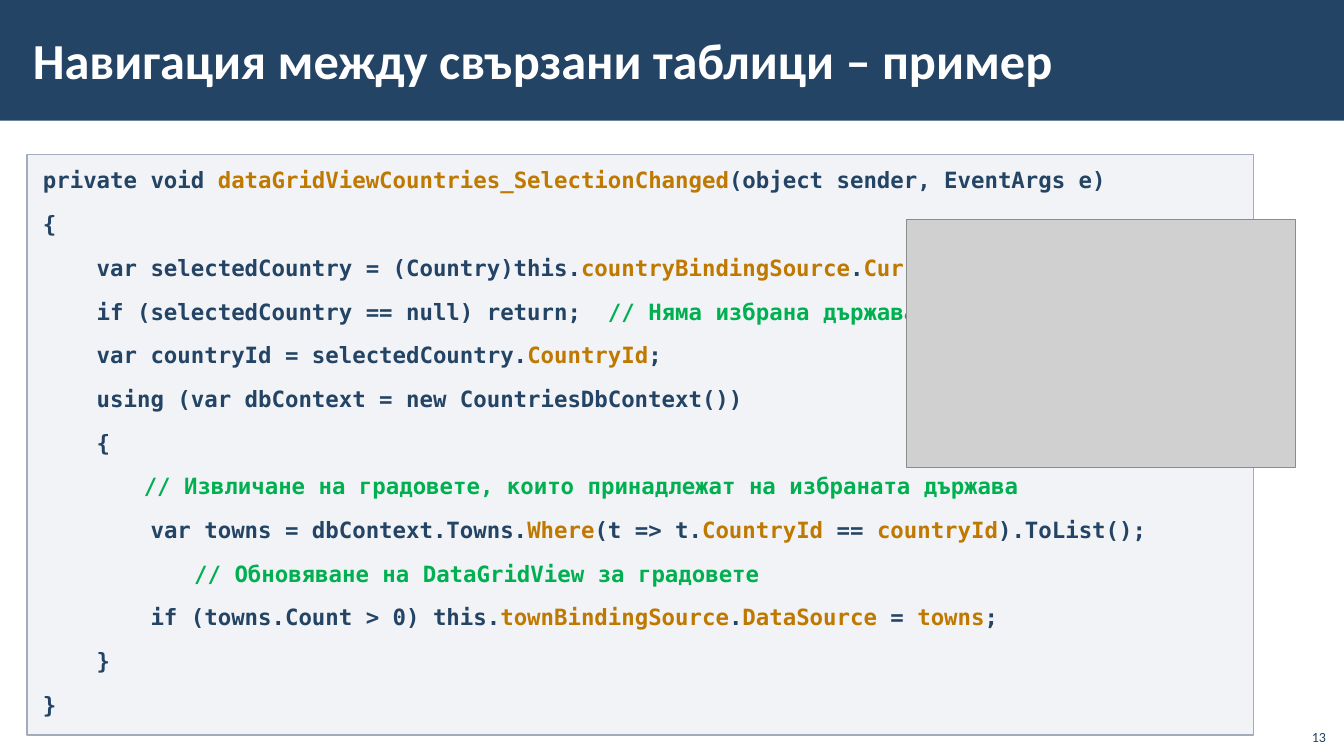
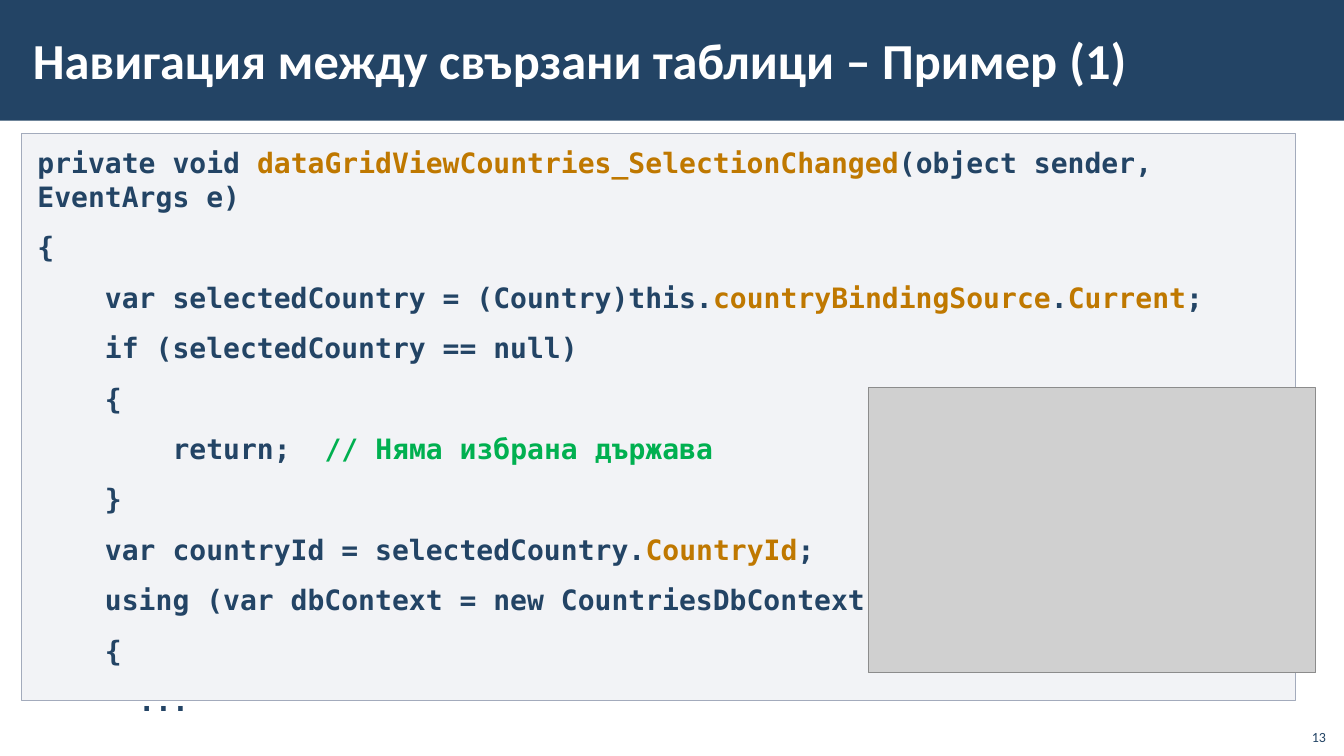
Before and after one commit to BG-IT-Edu/School-Programming, a slide deck: slide 13 of Courses/Software-Sciences/Module-4-Information-Systems-New/08-Navigation-between-Tables/08-Navigation-between-Tables.pptx. Drawn at 1344x756 pixels with LibreOffice and Linux fonts; fonts in the diff are those of the drawing; grey boxes stand for pictures; background and template pictures are left out. Boxes give left, top, right and bottom in pixels: in the first picture for what was removed or moved away, otherwise in the second. Text is boxed around its words. In the diff, an @@ line names an element or a change of style, - is before the commit and + after.

```diff
--- a/Courses/Software-Sciences/Module-4-Information-Systems-New/08-Navigation-between-Tables/08-Navigation-between-Tables.pptx
+++ b/Courses/Software-Sciences/Module-4-Information-Systems-New/08-Navigation-between-Tables/08-Navigation-between-Tables.pptx
@@ title at box(33, 42, 1126, 87): text changed @@
-Навигация между свързани таблици – пример
+Навигация между свързани таблици – Пример (1)
@@ rectangle "private void dataGridViewCountries_SelectionChanged(object s ...": place and size @@
-rectangle "private void dataGridViewCountries_SelectionChanged(object s ..." at box(27, 154, 1254, 735)
+rectangle "private void dataGridViewCountries_SelectionChanged(object s ..." at box(21, 134, 1296, 701)
@@ text in rectangle at box(37, 151, 1202, 617): size 16 to 20 pt in "private void dataGridViewCountries_SelectionChanged(object s ...", "{", "var selectedCountry = (Country)this.countryBindingSource.Cur ...", "var countryId = selectedCountry.CountryId;" and 2 more places @@
@@ text in rectangle at box(105, 336, 713, 465): text changed; size 16 to 20 pt @@
-if (selectedCountry == null) return; // Няма избрана държава
+if (selectedCountry == null)
+{
+return; // Няма избрана държава
+}
@@ picture: place and size @@
-picture at box(906, 220, 1296, 468)
+picture at box(868, 388, 1316, 674)
@@ text in rectangle at box(151, 476, 1146, 630): text changed; size 16 to 20 pt; text colour #00B050 to #234465 @@
-// Извличане на градовете, които принадлежат на избраната държава
-var towns = dbContext.Towns.Where(t => t.CountryId == countryId).ToList();
-  // Обновяване на DataGridView за градовете
-if (towns.Count > 0) this.townBindingSource.DataSource = towns;
-}
-}
+...
```
Also in this commit, not shown: 8 other slides changed, 1 slide added.
